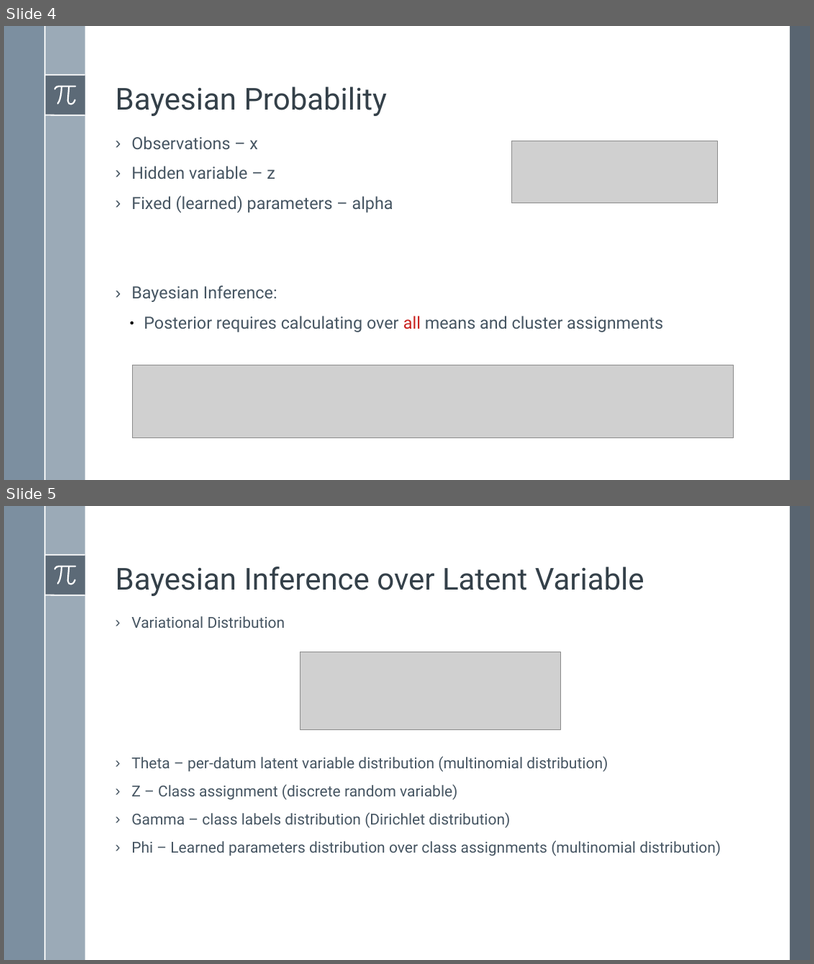
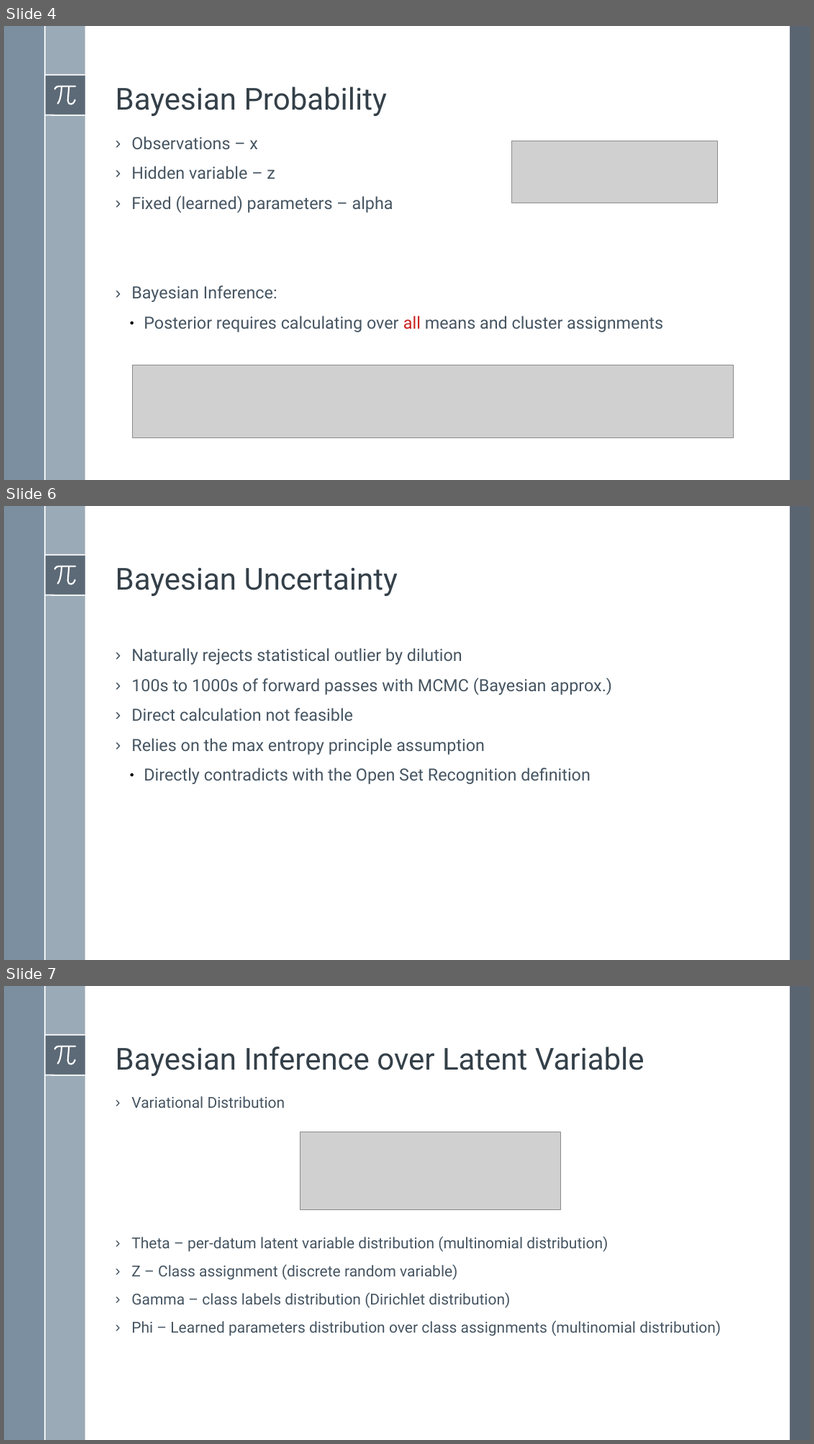
Before and after one commit to BardiaMojra/presentations, a slide deck: unified_probabilistic_deep_continual_learning_through_generative_replay_and_open_set_recognition/presentation.odp. Shown one above the other, each under a label of ours: slides 4 and 5 before the commit, slides 4, 6 and 7 after it; the slides between them are not shown. The pictures are 814x964 and 814x1444 pixels, drawn with LibreOffice and Linux fonts; fonts in the diff are those of the drawing; grey boxes stand for pictures; background and template pictures are left out. Boxes give left, top, right and bottom in pixels: in the first picture for what was removed or moved away, otherwise in the second. Text is boxed around its words. In the diff, an @@ line names an element or a change of style, - is before the commit and + after.

```diff
--- a/unified_probabilistic_deep_continual_learning_through_generative_replay_and_open_set_recognition/presentation.odp
+++ b/unified_probabilistic_deep_continual_learning_through_generative_replay_and_open_set_recognition/presentation.odp
@@ slide 6 added at bbox=[4, 506, 810, 960], background #FFFFFF; not listed: 8 template elements that a slide beside it also shows @@
@@ text added at bbox=[116, 568, 398, 596], 36 pt, text #344049 @@
+Bayesian Uncertainty
@@ text added at bbox=[131, 648, 612, 784], 20 pt, text #465562 @@
+› Naturally rejects statistical outlier by dilution
+› 100s to 1000s of forward passes with MCMC (Bayesian approx.)
+› Direct calculation not feasible
+› Relies on the max entropy principle assumption
+  ● Directly contradicts with the Open Set Recognition definition
@@ what was slide 5 is now slide 7 @@
```
Also in this commit, not shown: 1 slide changed, 6 other slides added, 3 slides removed, 13 other files.
